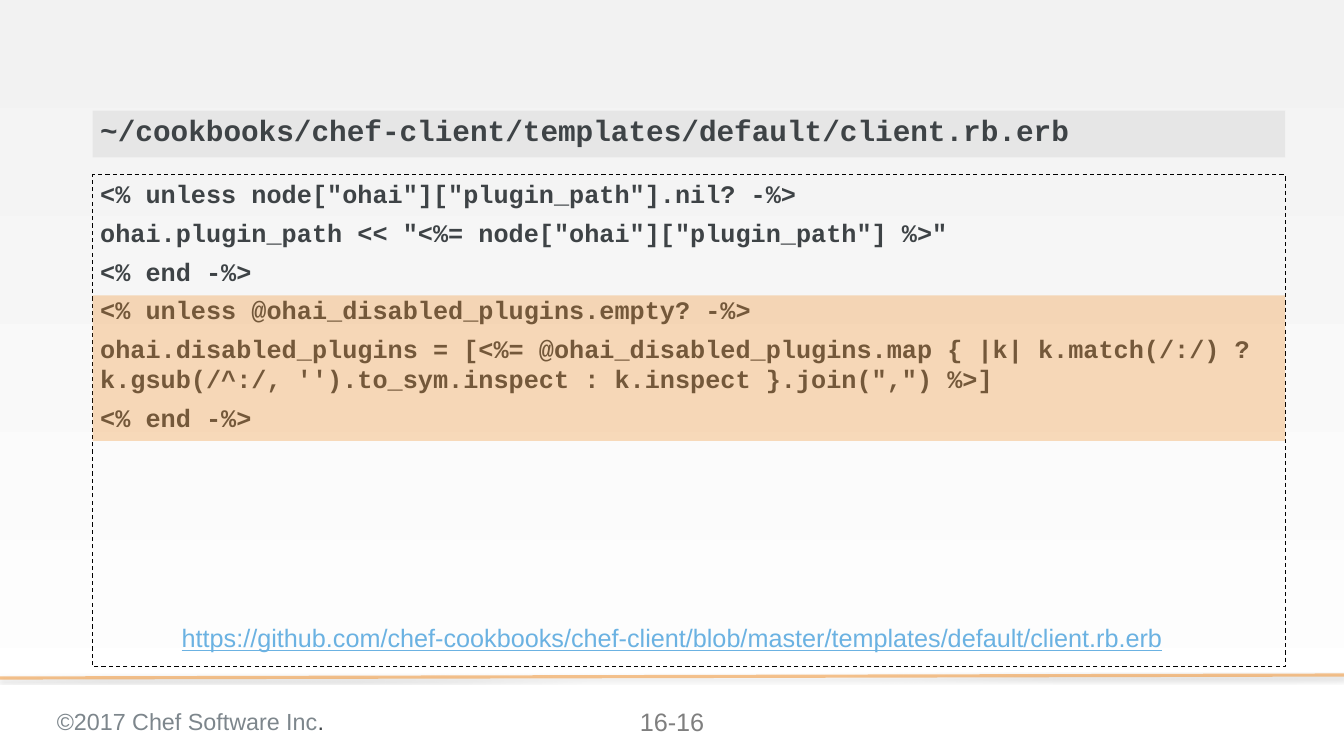
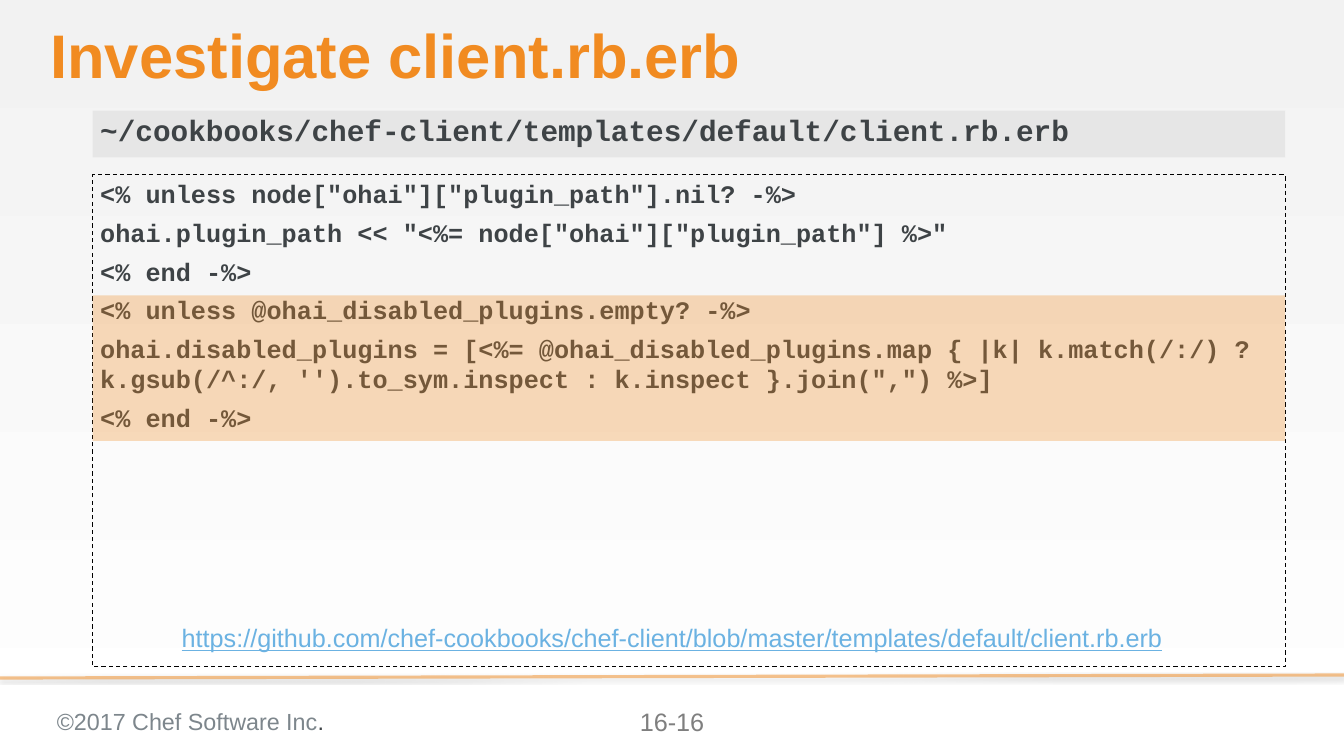
Before and after one commit to ericheiser/chef-intermediate, a slide deck: slide 16 of 16-tuning_ohai.pptx. Drawn at 1344x756 pixels with LibreOffice and Linux fonts; fonts in the diff are those of the drawing; background and template pictures are left out. Boxes give left, top, right and bottom in pixels: in the first picture for what was removed or moved away, otherwise in the second. Text is boxed around its words. In the diff, an @@ line names an element or a change of style, - is before the commit and + after.

```diff
--- a/16-tuning_ohai.pptx
+++ b/16-tuning_ohai.pptx
@@ title added at (50, 33, 741, 90), 58.7 pt, text #F18B21, bold @@
+Investigate client.rb.erb
```
Also in this commit, not shown: 2 other slides changed, 10 other files.
